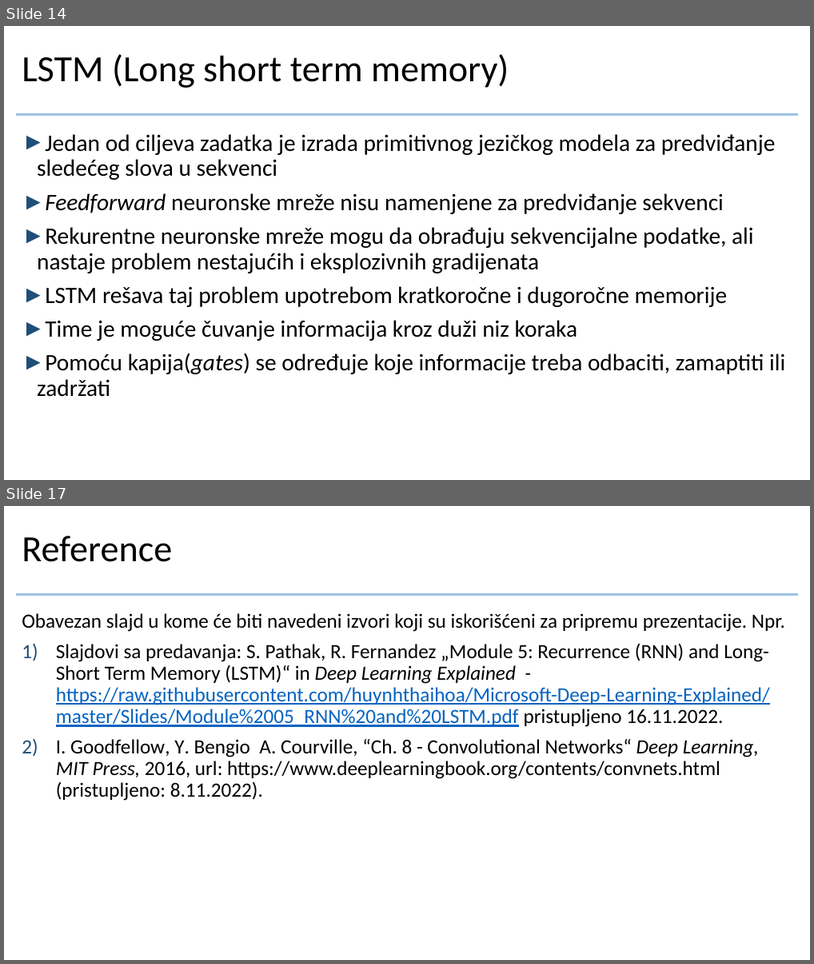
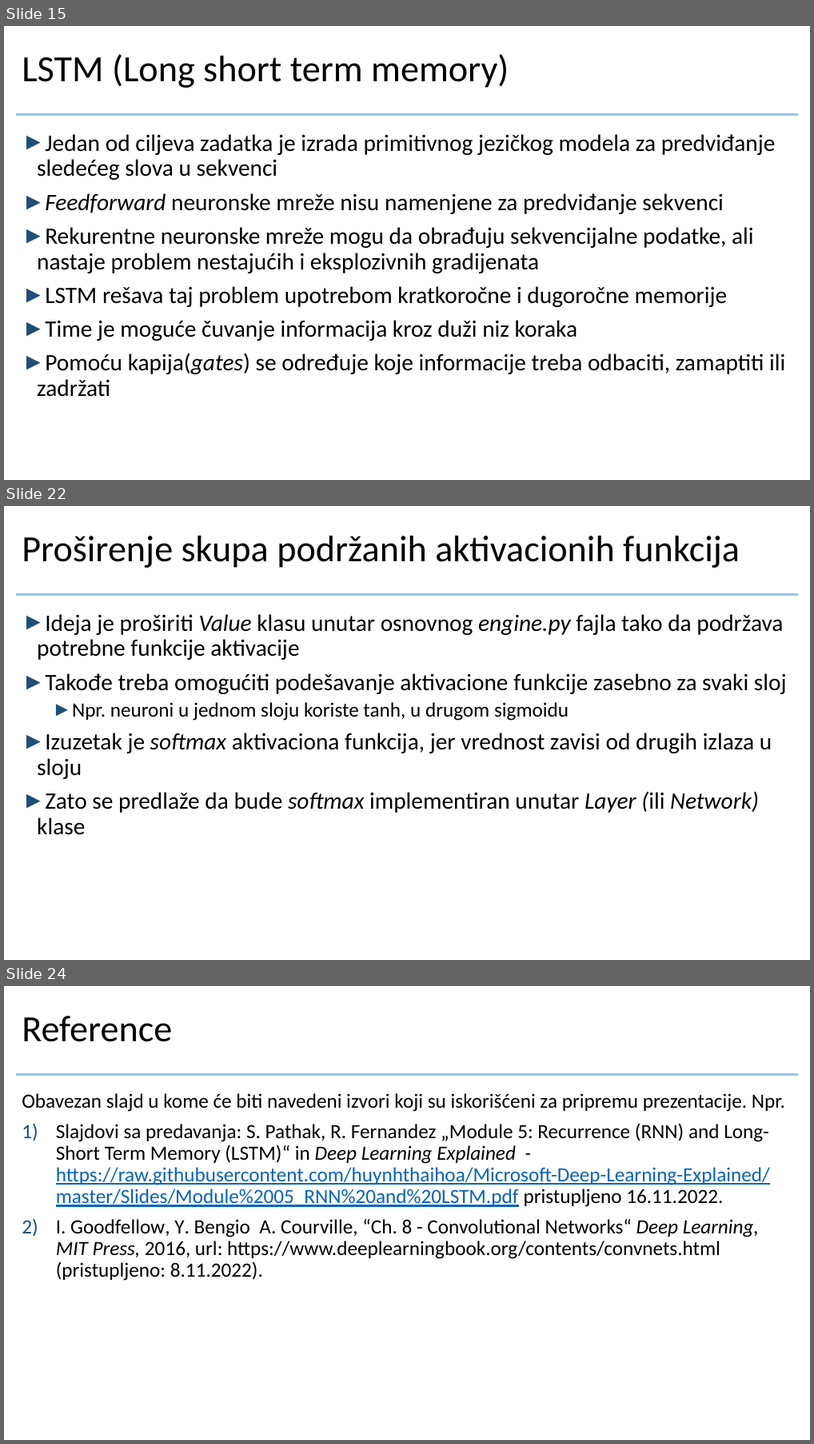
Before and after one commit to crnicavic/dumbgrad, a slide deck: doc/prezentacija.pptx. Shown one above the other, each under a label of ours: slides 14 and 17 before the commit, slides 15, 22 and 24 after it; the slides between them are not shown. The pictures are 814x964 and 814x1444 pixels, drawn with LibreOffice and Linux fonts; fonts in the diff are those of the drawing; background and template pictures are left out. Boxes give left, top, right and bottom in pixels: in the first picture for what was removed or moved away, otherwise in the second. Text is boxed around its words. In the diff, an @@ line names an element or a change of style, - is before the commit and + after.

```diff
--- a/doc/prezentacija.pptx
+++ b/doc/prezentacija.pptx
@@ slide 22 added at bbox=[4, 506, 810, 960], background #FFFFFF; not listed: 1 template element that a slide beside it also shows @@
@@ title added at bbox=[22, 536, 740, 568], 44 pt, text #000000 @@
+Proširenje skupa podržanih aktivacionih funkcija
@@ text added at bbox=[37, 614, 787, 835], 28 pt, text #000000 @@
+► Ideja je proširiti Value klasu unutar osnovnog engine.py fajla tako da podržava potrebne funkcije aktivacije
+► Takođe treba omogućiti podešavanje aktivacione funkcije zasebno za svaki sloj
+  ► Npr. neuroni u jednom sloju koriste tanh, u drugom sigmoidu
+► Izuzetak je softmax aktivaciona funkcija, jer vrednost zavisi od drugih izlaza u sloju
+► Zato se predlaže da bude softmax implementiran unutar Layer (ili Network) klase
@@ what was slide 14 is now slide 15 @@
@@ what was slide 17 is now slide 24 @@
```
Also in this commit, not shown: 3 slides changed, 8 other slides added, 2 slides removed.
